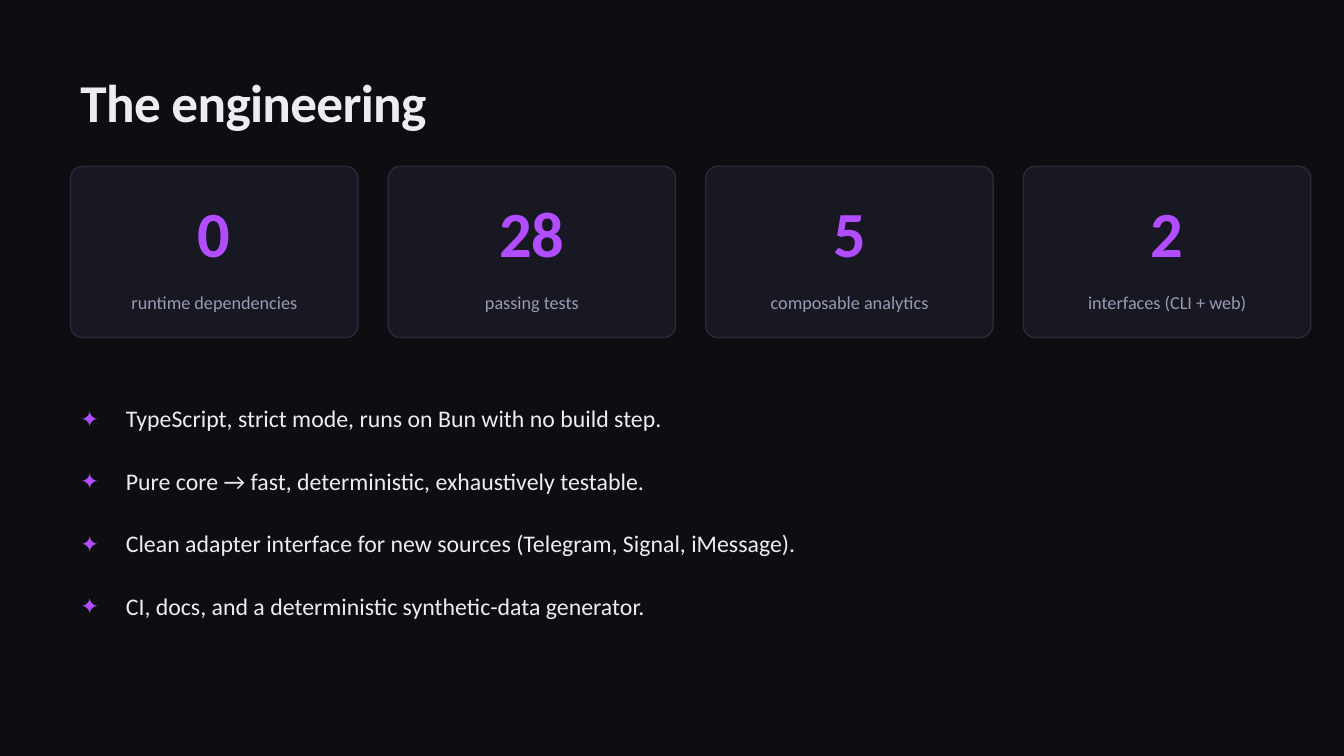
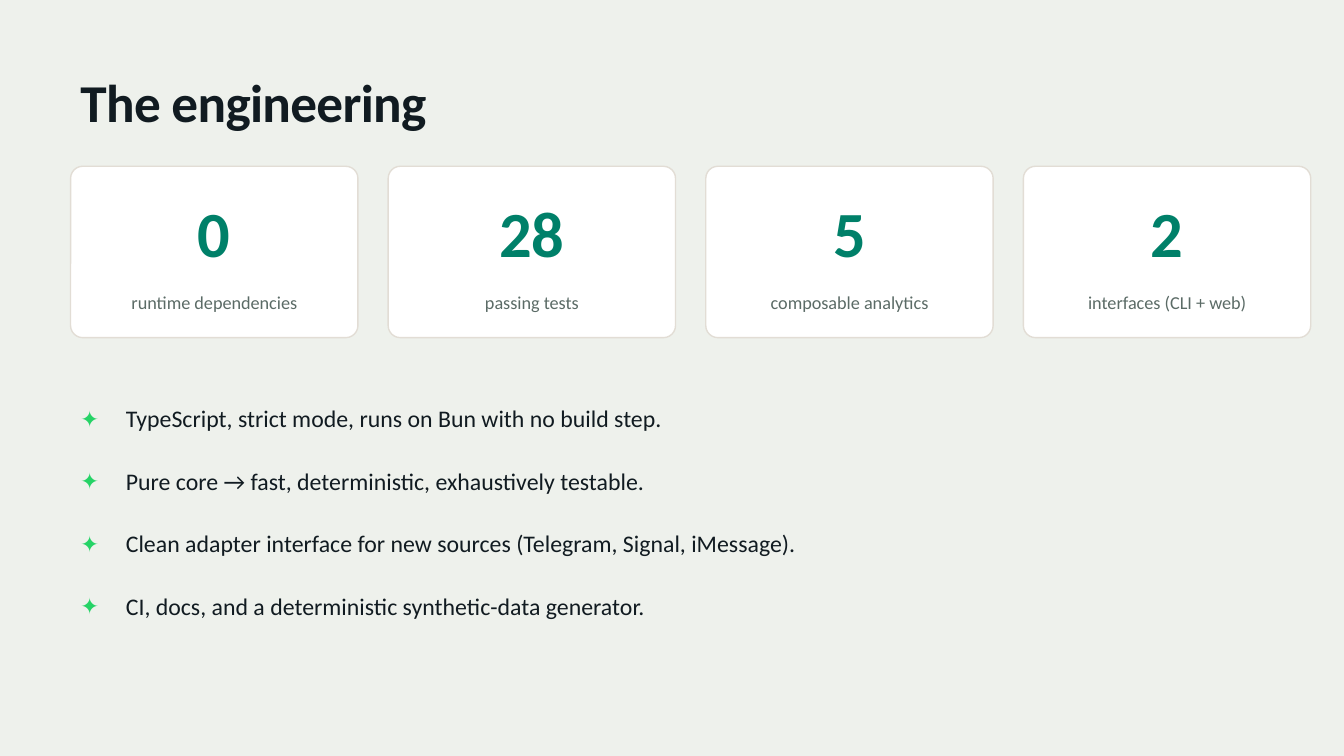
Before and after one commit to akhil29897/comit, a slide deck: slide 8 of presentation/comit.pptx. Drawn at 1344x756 pixels with LibreOffice and Linux fonts; fonts in the diff are those of the drawing. Boxes give left, top, right and bottom in pixels: in the first picture for what was removed or moved away, otherwise in the second. Text is boxed around its words. In the diff, an @@ line names an element or a change of style, - is before the commit and + after.

```diff
--- a/presentation/comit.pptx
+++ b/presentation/comit.pptx
@@ background #0D0D12 to #EEF1EC @@
@@ fill #181823 to #FFFFFF; outline #2A2A3A 1 pt to #E2DDD5 1 pt in 4 elements at [71, 166, 358, 338], [388, 166, 676, 338], [706, 166, 993, 338], [1023, 166, 1311, 338] @@
@@ text colour #B14DFF to #008069 in 4 elements at [198, 214, 231, 258], [499, 212, 564, 258], [833, 215, 866, 258], [1151, 214, 1184, 257] @@
@@ text colour #9A9AB4 to #5B6B66 in 4 elements at [131, 296, 297, 312], [485, 296, 579, 312], [771, 296, 928, 312], [1088, 296, 1246, 312] @@
@@ text colour #B14DFF to #25D366 in 4 elements at [71, 393, 111, 444], [71, 456, 111, 506], [71, 518, 111, 569], [71, 581, 111, 631] @@
@@ text colour #ECECF4 to #111B21 in 5 elements at [80, 84, 426, 131], [126, 410, 661, 431], [126, 473, 644, 494], [126, 535, 795, 556], [126, 598, 645, 619] @@
```
Also in this commit, not shown: 9 other slides changed, 9 other files.
